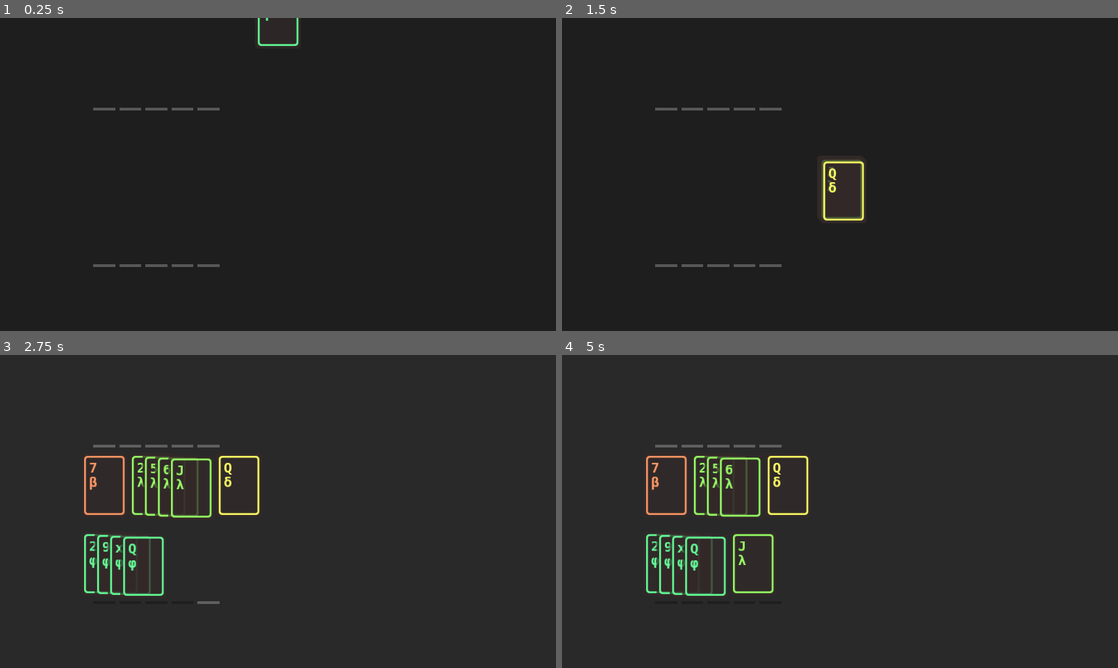
Above: before the commit, frames 1-4 (two rows, left to right).
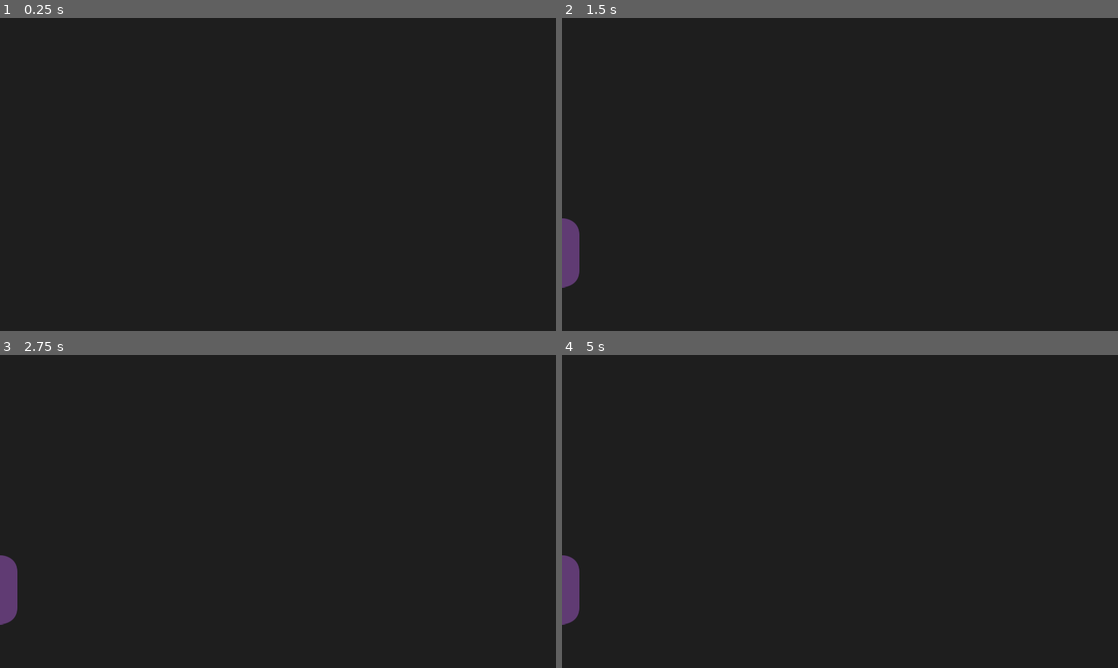
Above: after the commit, the same moments.

Repository: irisxerno/godot-cardinality-9
Game: Godot game, scene res://scene/Main.tscn
Two runs of this game, one before a commit and one after it. Both use one fixed random seed, a clock stepped at 60 frames per second and the inputs below.
Inputs (mouse positions are in pixels of both pictures, inside the frame that each line leads up to):
- Up to frame 1 (0.25 s): no input
- Up to frame 2 (1.5 s): tap Enter (ui_accept) at 0.5, 0.77 s; move the mouse to (962, 158) at 0.52 s; click (962, 158) at 0.67 s; move the mouse to (728, 190) at 1.27 s; click (728, 190) at 1.42 s
- Up to frame 3 (2.75 s): tap Enter (ui_accept) at 1.52 s; move the mouse to (122, 486) at 2.02 s; click (122, 486) at 2.17 s
- Up to frame 4 (5 s): move the mouse to (734, 486) at 2.77 s; click (734, 486) at 2.92 s; tap Enter (ui_accept) at 3.02, 3.77, 4.52 s; move the mouse to (789, 486) at 3.52 s; click (789, 486) at 3.67 s; move the mouse to (667, 408) at 4.27 s; click (667, 408) at 4.42 s

The runs differ from the first frame. In frame 1, 0.5% of the frame differs, in the area x 16-54%, y 0-80%; in frame 2, 1.6%; in frame 3, 3.8%; in frame 4, 3.9%, in the area x 0-45%, y 28-87%.

Commit message:
i'm satisfied with the tutorial

Diff:
--- a/scene/Main.tscn
+++ b/scene/Main.tscn
@@ -487,12 +487,16 @@
 custom_styles/panel = SubResource( 9 )
 
 [node name="Button" parent="Tabs/SaveView" index="1"]
-modulate = Color( 0.419608, 0.25098, 0.501961, 0.878431 )
+modulate = Color( 0.4125, 0.25, 0.5, 0.878431 )
 margin_top = 620.0
 margin_right = 1600.0
 margin_bottom = 1120.0
 rect_rotation = -90.0
+rect_scale = Vector2( 0.1, 0.1 )
 mouse_filter = 1
+__meta__ = {
+"_editor_description_": "e06b4080"
+}
 
 [node name="Saves" type="Control" parent="Tabs/SaveView"]
 margin_left = -200.0
@@ -584,7 +588,7 @@
 text = "hardcore"
 valign = 1
 
-[node name="debug" parent="Tabs/SaveView/Saves/Gamemodes" instance=ExtResource( 23 )]
+[node name="testing" parent="Tabs/SaveView/Saves/Gamemodes" instance=ExtResource( 23 )]
 anchor_left = 0.5
 anchor_right = 0.5
 margin_left = -70.0
@@ -592,7 +596,7 @@
 margin_right = 70.0
 margin_bottom = 150.0
 custom_fonts/font = SubResource( 17 )
-text = "debug"
+text = "testing"
 valign = 1
 
 [node name="Panel" type="Panel" parent="Tabs/SaveView/Saves/Gamemodes"]
@@ -709,6 +713,9 @@
 
 [node name="Cursor" type="Position2D" parent="NapkinController"]
 
+[node name="Foreground" parent="." instance=ExtResource( 17 )]
+color = Color( 0, 0, 0, 0 )
+
 [node name="IdleFilter" type="ColorRect" parent="."]
 visible = false
 anchor_right = 1.0
@@ -727,14 +734,13 @@
 [connection signal="update_gamemode" from="Savior" to="Tabs/SaveView/Saves" method="update_gamemode"]
 [connection signal="update_saves" from="Savior" to="Tabs/SaveView/Saves" method="set_saves"]
 [connection signal="save" from="Tutorializer" to="Savior" method="save_to_file"]
-[connection signal="set_cancel" from="Tutorializer" to="Fight" method="set_cancel"]
 [connection signal="show_tab" from="Tutorializer" to="Tabs" method="show_tab"]
 [connection signal="color" from="WorldGeneration" to="Savior" method="color"]
-[connection signal="debug" from="WorldGeneration" to="Tabs/StatsView/Stats" method="_on_debug"]
 [connection signal="new" from="WorldGeneration" to="UserArmory" method="new"]
 [connection signal="new" from="WorldGeneration" to="Tabs/StatsView/Stats" method="new"]
 [connection signal="return_card_data" from="WorldGeneration" to="Builder/Dealer" method="deal_data_now"]
 [connection signal="return_world_data" from="WorldGeneration" to="Tabs/WorldView/World" method="from_data"]
+[connection signal="uselect" from="Builder" to="Tutorializer" method="_on_Builder_uselect"]
 [connection signal="dump" from="Builder/Offhand" to="Builder/Deal" method="add_cards"]
 [connection signal="request_return_cards" from="Builder/Offhand" to="Builder" method="request_take"]
 [connection signal="count" from="Builder/Deal" to="Tutorializer" method="_on_Deal_count"]
--- a/script/Fight.gd
+++ b/script/Fight.gd
@@ -9,7 +9,6 @@
 var armory
 var diamond
 var input = true
-var cancel = false
 
 
 func _process(delta):
@@ -55,8 +54,7 @@
 
 func _on_Dealer_done():
 	set_input(true)
-	if cancel:
-		emit_signal("started")
+	emit_signal("started")
 
 
 func _on_Dealer_return_cards(new_cards):
@@ -100,7 +98,3 @@
 func _on_Cancel_click():
 	$Attack/LevelBar.count(0)
 	emit_signal("done", false)
-
-
-func set_cancel(b):
-	cancel = b
--- a/script/Main.gd
+++ b/script/Main.gd
@@ -27,10 +27,11 @@
 	$Fight.diamond = diamond
 
 	$Tabs.update_all("hide", false)
-	$Builder.visible = true
+	$Builder.visible = false
 	$Fight.visible = false
 
 	$Savior.start()
+	$Tabs/SaveView.force_show()
 
 
 func _on_select_tile(tile):
@@ -115,9 +116,9 @@
 				$Builder.visible = false
 				$Fight.visible = false
 				$Background.to_color(Color.white, 10)
-				$Savior.archive()
-				# DEBUG: needs ending shit !!!
-				$Tabs/SaveView.force_show()
+				# DEBUG; BETA; MY LOVE; OW
+				# $Savior.archive()
+				# $Tabs/SaveView.force_show()
 				return
 		elif s == 2:
 			$WorldGeneration.return_world(true)
--- a/script/Saves.gd
+++ b/script/Saves.gd
@@ -26,7 +26,10 @@
 	emit_signal("load_save", m_list, index, m_gm)
 
 
-func set_saves(save_data, wv = true):
+func set_saves(save_data, w):
+	$worlds.visible = false
+	if w:
+		$worlds.visible = true
 	for inst in saves:
 		inst.clear()
 	for i in range(len(save_data)):
@@ -57,6 +60,7 @@
 
 func update_gamemode(new_gm):
 	curr_gm = new_gm
+	m_gm = new_gm
 
 
 func _on_newgame_click(b):
--- a/script/Savior.gd
+++ b/script/Savior.gd
@@ -16,7 +16,7 @@
 var n_i = false
 var n_list = "latest"
 var gamemode = "tutorial"
-var gamemode_sequence = ["tutorial", "normal", "hard", "hardcore", "debug"]
+var gamemode_sequence = ["tutorial", "normal", "hard", "hardcore", "testing"]
 
 var stats
 var armory
@@ -48,11 +48,6 @@
 		"latest": [],
 		"world": []
 	}
-	if m == "tutorial":
-		skel["progress"] = {
-			"tutorial": 0,
-			"stats": 0
-		}
 	if m == "normal" or m == "hard" or m == "hardcore":
 		skel["scoreboard"] = {
 			"low": {
@@ -85,7 +80,7 @@
 	"normal": 4,
 	"hard": 5,
 	"hardcore": 5,
-	"debug": 10
+	"testing": 10
 }
 
 
@@ -167,7 +162,7 @@
 				save_data = savefile
 				set_gamemode(save_data["last_gamemode"])
 		save_f.close()
-	load_save()
+	# load_save()
 	update_unlocked_gamemodes()
 
 
@@ -185,18 +180,14 @@
 
 
 func save_file():
-	save_data[gamemode]["progress"] = tutorial.to_data()
 	savefile_json = to_json(save_data)
-	if tutorial.inhibit > 0:
-		print("save inhibited")
-	else:
-		save_to_file()
+	#if tutorial.inhibit > 0:
+	#	print("save inhibited")
+	#else:
+	save_to_file()
 
 
 func save_to_file():
-	if tutorial.tutorial:
-		print("refusing to save tutorial")
-		return
 	if not savefile_json:
 		print("no stored json")
 		return
@@ -228,6 +219,9 @@
 		"world_progress": world_progress,
 		"time": gametime
 	}
+
+	if gamemode == "tutorial":
+		data["stats_progress"] = tutorial.stats_progress
 
 	if gamemode == "hardcore":
 		save_data["hardcore"]["latest"] = []
@@ -260,10 +254,10 @@
 
 
 func _on_request_saves(m_gm, m_list):
-	var vw = true
-	if m_gm == "tutorial" and save_data["tutorial"]["progress"]["tutorial"] < 4:
-		vw = false
-	emit_signal("update_saves", save_data[m_gm][m_list], vw)
+	var w = false
+	if len(save_data[m_gm]["world"]) >= 2:
+		w = true
+	emit_signal("update_saves", save_data[m_gm][m_list], w)
 
 
 func _on_Saves_load_save(m_list, index, m_gm):
@@ -271,15 +265,6 @@
 	n_i = index
 	set_gamemode(m_gm)
 	load_save()
-	if typeof(index) < 2:
-		if gamemode == "tutorial":
-			tutorial.set_progress({
-				"tutorial":0,
-				"stats":0
-			})
-		if gamemode == "debug":
-			stats.unlocked = 6
-			stats.update()
 
 
 func load_save():
@@ -289,6 +274,12 @@
 
 func load_next():
 	if typeof(n_i) < 2 or len(save_data[gamemode][n_list]) < 1: # null or bool
+		if gamemode == "tutorial":
+			tutorial.set_progress(-1)
+			tutorial.inhibit = 1
+		if gamemode == "testing":
+			stats.unlocked = 7
+			stats.update()
 		generator.new_game()
 		return
 	var data = save_data[gamemode][n_list][n_i]
@@ -311,15 +302,16 @@
 
 	color = data["color"]
 
+	if "stats_progress" in data:
+		tutorial.set_progress(data["stats_progress"])
+	else:
+		tutorial.set_progress(false)
+
 
 func set_gamemode(new_gm):
 	# here: nourgency, noscoreboard, hardcore
 	# tutorial, stats, saves, scoreboard
 	gamemode = new_gm
-	if "progress" in save_data[gamemode]:
-		tutorial.set_progress(save_data[gamemode]["progress"])
-	else:
-		tutorial.set_progress(false)
 	generator.mode = gamemode
 	emit_signal("update_gamemode", gamemode)
 
--- a/script/Stats.gd
+++ b/script/Stats.gd
@@ -9,6 +9,7 @@
 var list
 var unlocked = 0
 var criteria = [5, 10, 15, 40, 65, 115]
+var inhibit = false
 
 signal buy_pressed
 
@@ -56,6 +57,8 @@
 
 
 func progress_stats():
+	if inhibit:
+		return
 	if unlocked > (len(criteria) - 1):
 		return
 	if score >= criteria[unlocked]:
@@ -85,6 +88,7 @@
 
 
 func from_data(sdata):
+	inhibit = false
 	xp = sdata["xp"]
 	score = sdata["score"]
 	progress = sdata["progress"]
@@ -99,6 +103,7 @@
 
 
 func new():
+	inhibit = false
 	xp = 0
 	score = 0
 	progress = 0
@@ -122,10 +127,3 @@
 	return $Armory.level
 func get_diamond():
 	return $Diamond.level
-
-func _on_debug():
-	xp = 1000
-	unlocked = len(criteria)
-	$Mainhand.level = 10
-	$Offhand.level = 10
-	update()
--- a/script/Table.gd
+++ b/script/Table.gd
@@ -1,4 +1,6 @@
 extends Node2D
+
+signal uselect
 
 export var mainhand = 5
 export var offhand = 5
@@ -36,13 +38,16 @@
 
 
 func uselect(inst):
+	var u = 3
 	var b = armory.find_selected()
 	if not b:
+		u = 4
 		b = diamond.find_selected()
 	if b:
 		var c = inst.cards.back()
 		inst.remove_cards([c])
 		b.give_card(c)
+		emit_signal("uselect", u)
 		return true
 	return false
 
--- a/script/Tutorializer.gd
+++ b/script/Tutorializer.gd
@@ -3,94 +3,76 @@
 
 signal save
 signal show_tab
-signal set_cancel
 
 var stats
 
 var tutorial = false
 var inhibit = 0
-var tutorial_progress = 5
 var stats_progress = 6
 var control = false
 var scores = false
 
 
-func show_tabs(uninhibit=0):
-	if tutorial_progress < 3:
-		emit_signal("set_cancel", false)
-	else:
-		emit_signal("set_cancel", true)
-
-	if tutorial_progress >= 2:
+func show_tabs(uninhibit=false):
+	if stats_progress >= 0:
 		emit_signal("show_tab","StatsView")
 
-	if uninhibit == inhibit:
-		inhibit = 0
-		emit_signal("save")
+	control = true
+	if inhibit > 0:
+		if uninhibit:
+			inhibit = 0
+			stats.inhibit = false
+			stats_progress = stats.unlocked
+		else:
+			return
 
-	if inhibit > 0:
-		return
-
-	if tutorial_progress >= 1:
-		emit_signal("show_tab","WorldView")
-	if tutorial_progress >= 3:
-		emit_signal("show_tab","SaveView")
-	if scores:
-		emit_signal("show_tab","ScoreView")
-	control = true
+	emit_signal("show_tab","SaveView")
+	emit_signal("show_tab","WorldView")
+	emit_signal("show_tab","ScoreView")
 
 
 func _on_Deal_count(count):
-	if tutorial_progress < 1 and count <= 0 and control:
-		tutorial_progress = 1
-		show_tabs()
+	if inhibit == 1 and control and count <= stats.get_extra():
+		show_tabs(true)
 
 
 func on_win(col, w_num):
-	if col == 4:
-		if tutorial_progress < 3:
-			tutorial_progress = 3
-			tutorial = false
-		if w_num > 0 and tutorial_progress < 4:
-			tutorial_progress = 4
-	if tutorial_progress < 2 and stats.xp > 0:
-		tutorial_progress = 2
 	progress_stats()
 
 
 func progress_stats():
+	stats.inhibit = false
+	if stats_progress < 0:
+		stats_progress = 0
 	if stats_progress >= 6:
 		return
 	var stat = stats.list[stats_progress]
-	print(stats.unlocked-1, ">=", stats_progress)
 	if stats.unlocked-1 >= stats_progress:
 		if stats.xp >= stat.cost():
-			stats_progress += 1
-			inhibit = 1
+			if stats_progress == 3 or stats_progress == 4:
+				inhibit = stats_progress
+			else:
+				inhibit = 2
+		else:
+			stats.inhibit = true
 
 
 func _on_Stats_buy_pressed():
-	if inhibit == 1:
-		show_tabs(1)
+	if inhibit == 2:
+		show_tabs(true)
 
 
 func set_progress(p):
+	inhibit = 0
 	if typeof(p) < 2: # null or bool
-		p = {
-			"tutorial": 5,
-			"stats": 6
-		}
-	tutorial = true
-	tutorial_progress = p["tutorial"]
-	inhibit = 0
-	if tutorial_progress >= 3:
-		tutorial = false
-	stats_progress = p["stats"]
+		stats_progress = 6
+	else:
+		stats_progress = p
+		progress_stats()
 	control = false
+	print(inhibit)
 
 
-func to_data():
-	return {
-		"tutorial": tutorial_progress,
-		"stats": stats_progress
-	}
+func _on_Builder_uselect(n):
+	if inhibit == n:
+		show_tabs(true)
--- a/script/WorldGeneration.gd
+++ b/script/WorldGeneration.gd
@@ -5,7 +5,6 @@
 signal return_world_data
 signal new
 signal color
-signal debug
 
 var rng = RandomNumberGenerator.new()
 var iq_chance = 1.0/4.0
